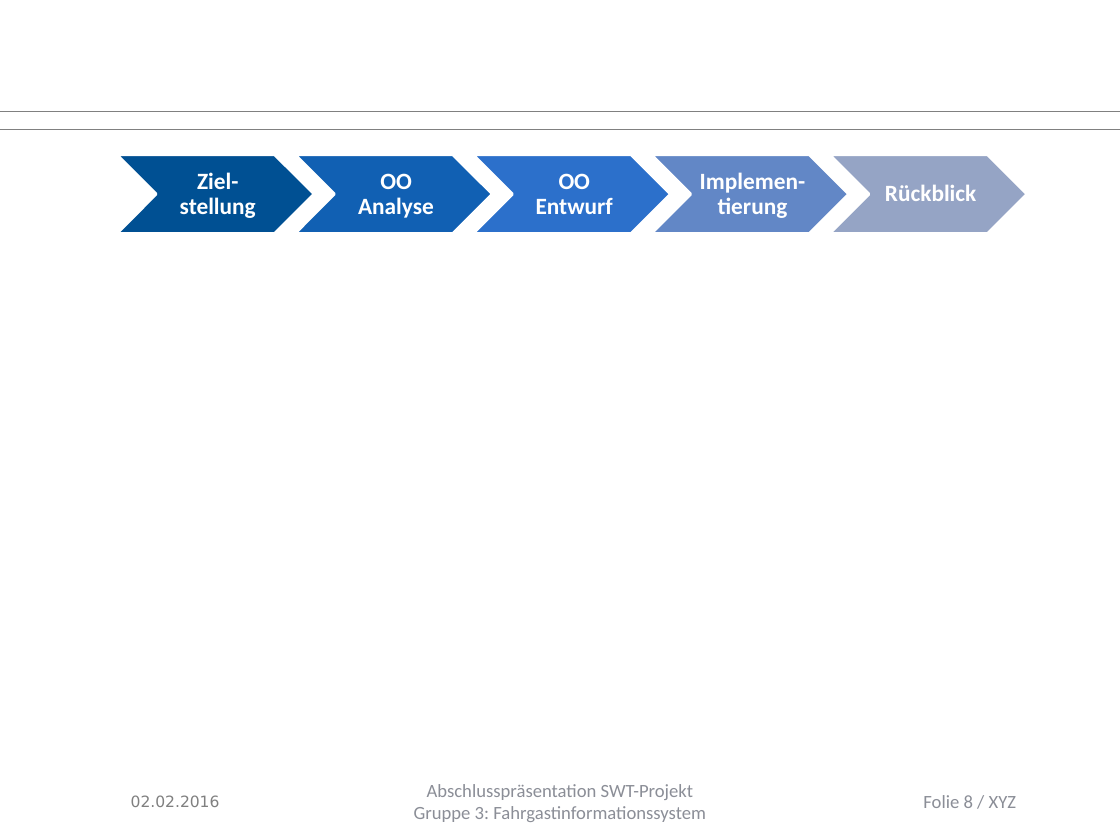
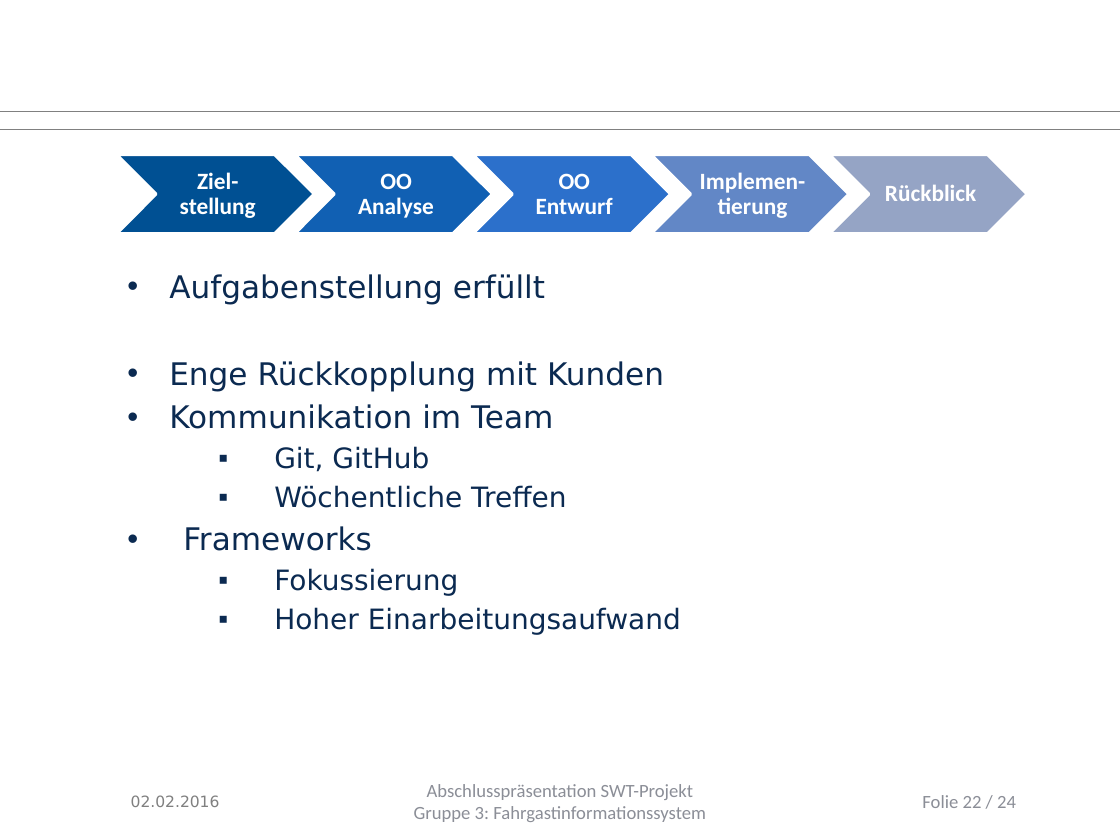
Before and after one commit to Juu98/fahrgastinformationssystem, a slide deck: slide 22 of organisation/Endpräsentation/abschlusspraesentation.pptx (slide 8 before the commit). Drawn at 1120x840 pixels with LibreOffice and Linux fonts; fonts in the diff are those of the drawing; background and template pictures are left out. Boxes give left, top, right and bottom in pixels: in the first picture for what was removed or moved away, otherwise in the second. Text is boxed around its words. In the diff, an @@ line names an element or a change of style, - is before the commit and + after.

```diff
--- a/organisation/Endpräsentation/abschlusspraesentation.pptx
+++ b/organisation/Endpräsentation/abschlusspraesentation.pptx
@@ text added at (169, 274, 681, 635), 20 pt, text #0B2A51 @@
+• Aufgabenstellung erfüllt
+• Enge Rückkopplung mit Kunden
+• Kommunikation im Team
+  ▪ Git, GitHub
+  ▪ Wöchentliche Treffen
+• Frameworks
+  ▪ Fokussierung
+  ▪ Hoher Einarbeitungsaufwand
@@ page number at (922, 795, 1016, 808): text changed @@
-Folie 8 / XYZ
+Folie 22 / 24
```
Also in this commit, not shown: 4 other slides changed, 14 slides added, 1 other file.
